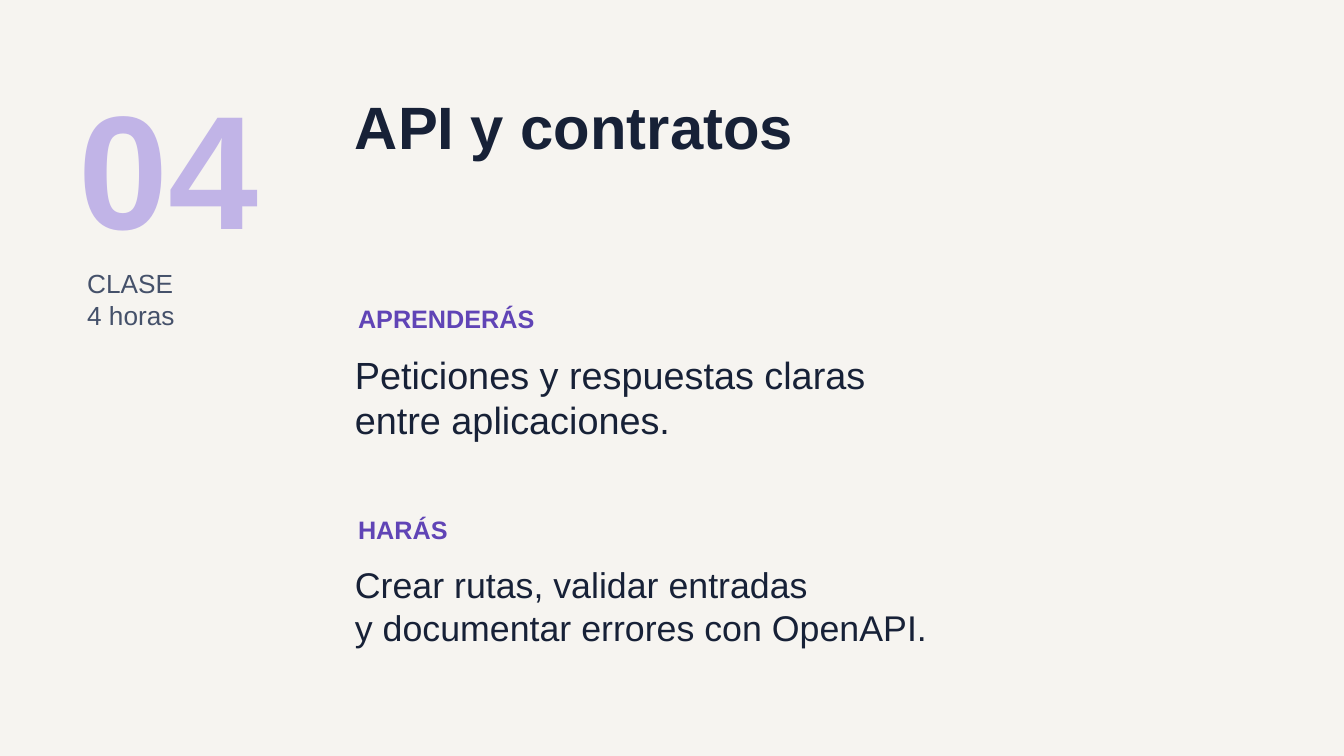
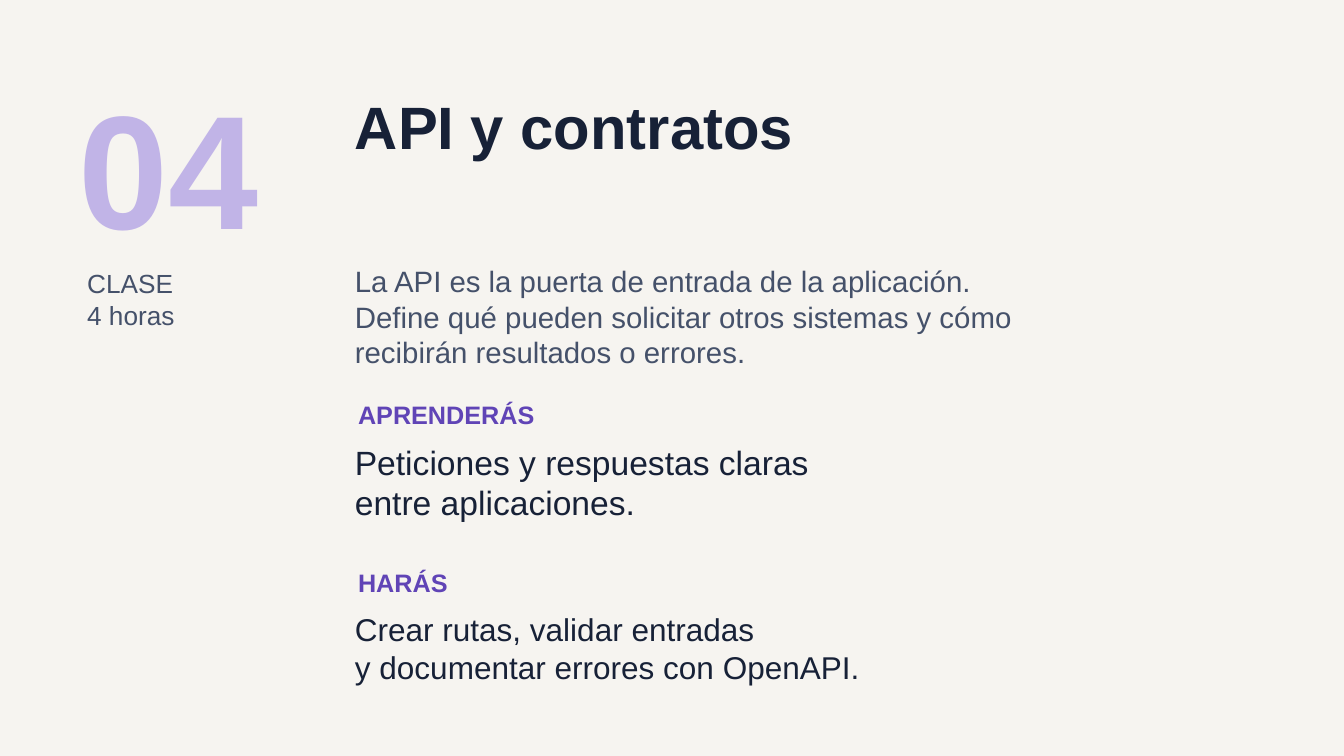
Before and after one commit to ychavez/CursoNETIA, a slide deck: slide 7 of instructor/clases/00-presentacion-alumnos.pptx. Drawn at 1344x756 pixels with LibreOffice and Linux fonts; fonts in the diff are those of the drawing. Boxes give left, top, right and bottom in pixels: in the first picture for what was removed or moved away, otherwise in the second. Text is boxed around its words. In the diff, an @@ line names an element or a change of style, - is before the commit and + after.

```diff
--- a/instructor/clases/00-presentacion-alumnos.pptx
+++ b/instructor/clases/00-presentacion-alumnos.pptx
@@ text added at [355,270,1011,364], 21 pt, text #45516A @@
+La API es la puerta de entrada de la aplicación.
+Define qué pueden solicitar otros sistemas y cómo
+recibirán resultados o errores.
@@ text "APRENDERÁS": place and size @@
-text "APRENDERÁS" at [358,308,534,329]
+text "APRENDERÁS" at [358,403,534,425]
@@ text "Peticiones y respuestas claras": place and size @@
-text "Peticiones y respuestas claras" at [355,361,865,442]
+text "Peticiones y respuestas claras" at [355,450,809,522]
@@ text "Peticiones y respuestas claras" at [355,450,809,522]: size 27 to 24 pt @@
@@ text "HARÁS": place and size @@
-text "HARÁS" at [358,519,448,540]
+text "HARÁS" at [358,571,448,593]
@@ text "Crear rutas, validar entradas": place and size @@
-text "Crear rutas, validar entradas" at [355,572,927,648]
+text "Crear rutas, validar entradas" at [355,618,860,685]
@@ text "Crear rutas, validar entradas" at [355,618,860,685]: size 25.5 to 22.5 pt @@
```
Also in this commit, not shown: 9 other slides changed, 1 other file.
